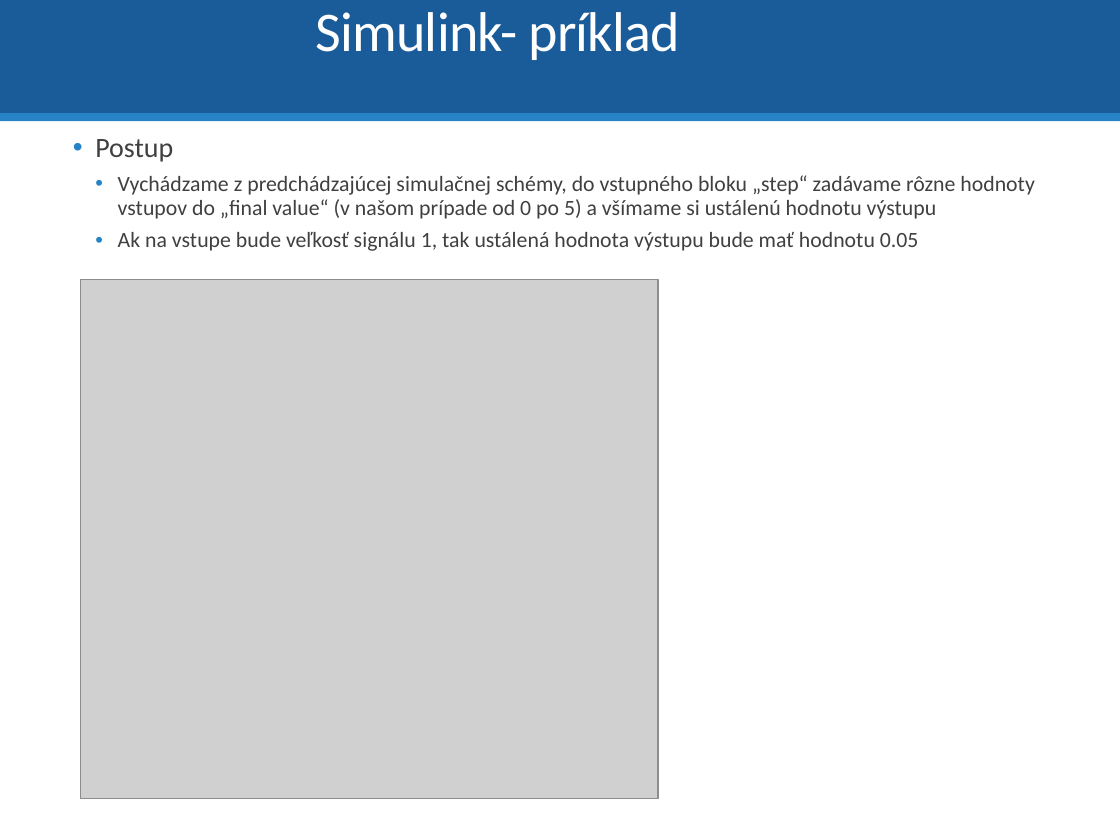
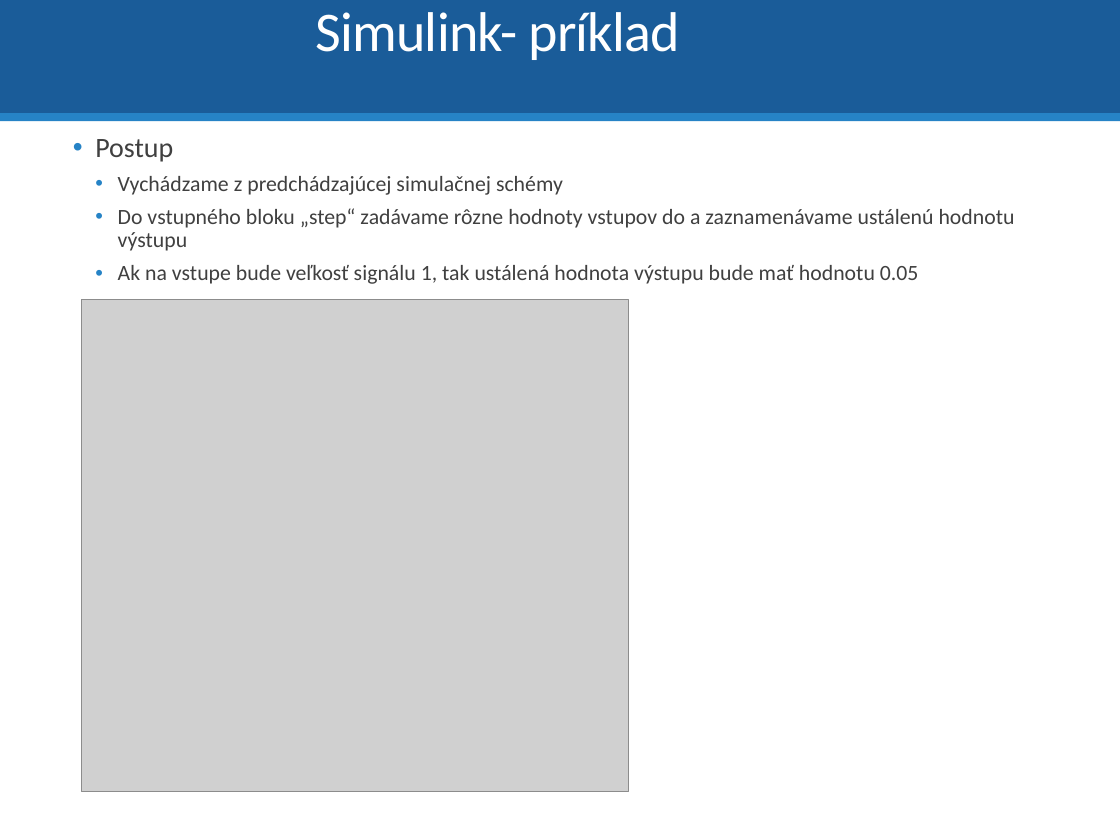
Before and after one commit to dodekm/TeamProjektKybernetika, a slide deck: slide 47 of Nove prednasky/P0_Opakovanie_Matlab_Simulink.pptx (slide 43 before the commit). Drawn at 1120x840 pixels with LibreOffice and Linux fonts; fonts in the diff are those of the drawing; grey boxes stand for pictures. Boxes give left, top, right and bottom in pixels: in the first picture for what was removed or moved away, otherwise in the second. Text is boxed around its words. In the diff, an @@ line names an element or a change of style, - is before the commit and + after.

```diff
--- a/Nove prednasky/P0_Opakovanie_Matlab_Simulink.pptx
+++ b/Nove prednasky/P0_Opakovanie_Matlab_Simulink.pptx
@@ text at <box>118,176,1015,251</box>: text changed @@
-    • Vychádzame z predchádzajúcej simulačnej schémy, do vstupného bloku „step“ zadávame rôzne hodnoty vstupov do „final value“ (v našom prípade od 0 po 5) a všímame si ustálenú hodnotu výstupu
+    • Vychádzame z predchádzajúcej simulačnej schémy
+    • Do vstupného bloku „step“ zadávame rôzne hodnoty vstupov do a zaznamenávame ustálenú hodnotu výstupu
@@ picture: place and size @@
-picture at <box>81,279,659,799</box>
+picture at <box>82,300,628,792</box>
```
Also in this commit, not shown: 28 other slides changed, 8 slides added, 4 slides removed, 1 other file.
